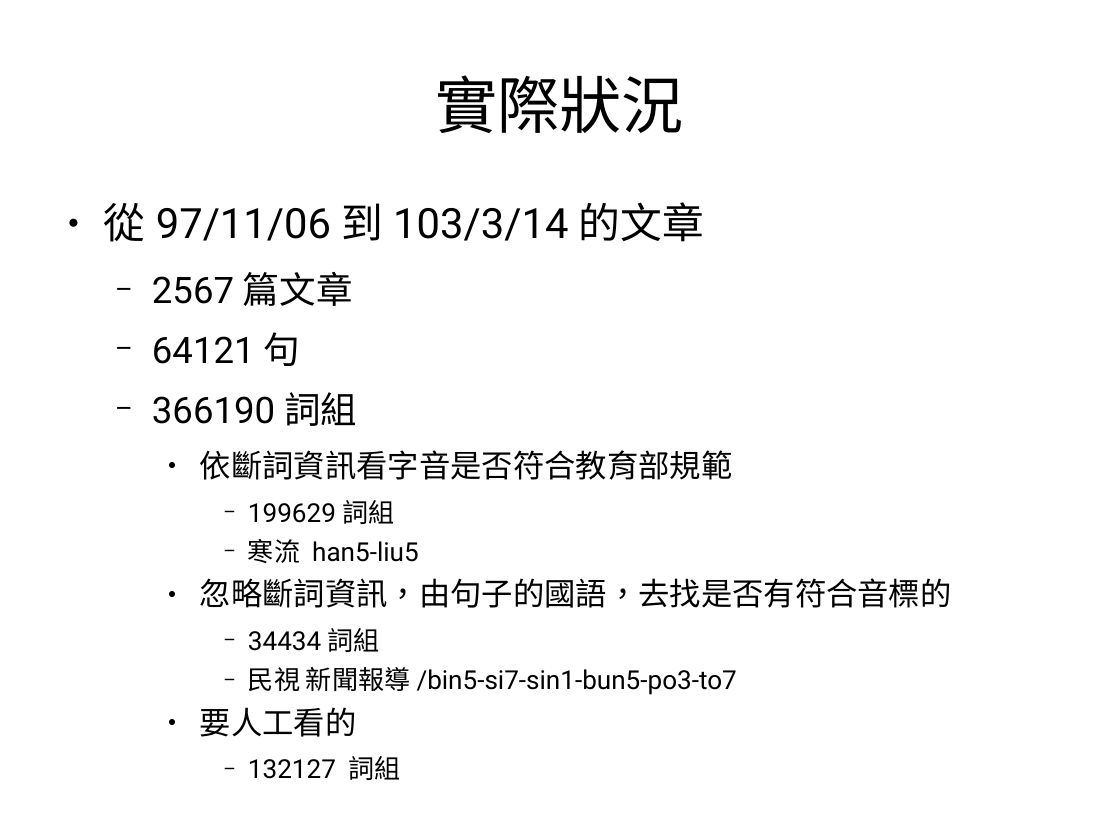
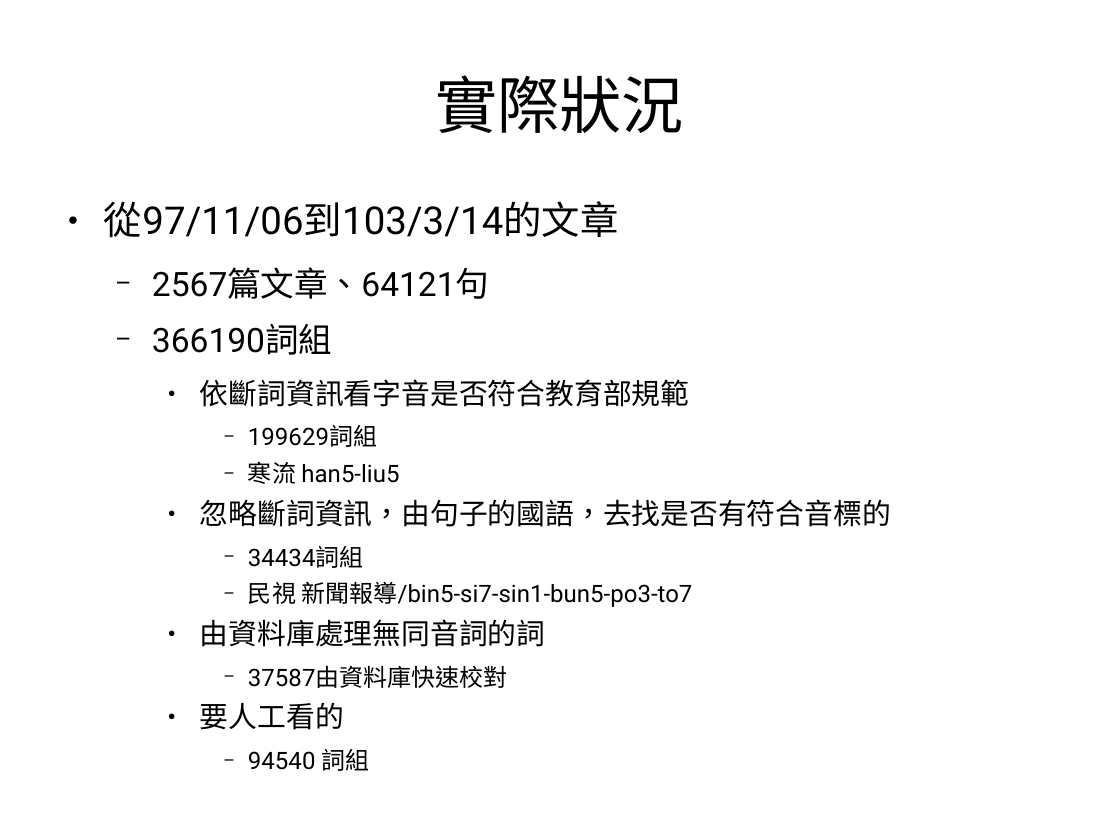
Before and after one commit to sih4sing5hong5/po3-ko3_tau5-iann2-phinn3, a slide deck: slide 12 of 翻譯報告.odp. Drawn at 1120x840 pixels with LibreOffice and Linux fonts; fonts in the diff are those of the drawing. Boxes give left, top, right and bottom in pixels: in the first picture for what was removed or moved away, otherwise in the second. Text is boxed around its words. In the diff, an @@ line names an element or a change of style, - is before the commit and + after.

Commit message:
加用資料庫校對的結果 丞宏

```diff
--- a/翻譯報告.odp
+++ b/翻譯報告.odp
@@ text at [104,201,891,730]: size 29.6 to 27.2 pt in "從97/11/06到103/3/14的文章"; size 25.9 to 23.8 pt in "366190詞組"; size 22.2 to 20.4 pt in "依斷詞資訊看字音是否符合教育部規範", "忽略斷詞資訊，由句子的國語，去找是否有符合音標的", "要人工看的"; size 18.5 to 17 pt in "199629詞組", "寒流 han5-liu5", "34434詞組", "民視 新聞報導/bin5-si7-sin1-bun5-po3-to7" @@
@@ text at [152,267,489,299]: text changed; size 25.9 to 23.8 pt @@
-  − 2567篇文章
-  − 64121句
+  − 2567篇文章、64121句
@@ text at [200,619,545,688]: paragraphs added @@
+    ● 由資料庫處理無同音詞的詞
+      − 37587由資料庫快速校對
@@ text at [248,749,369,771]: text changed; size 18.5 to 17 pt @@
-      − 132127 詞組
+      − 94540 詞組
```
Also in this commit, not shown: 1 other slide changed, 1 slide added.
